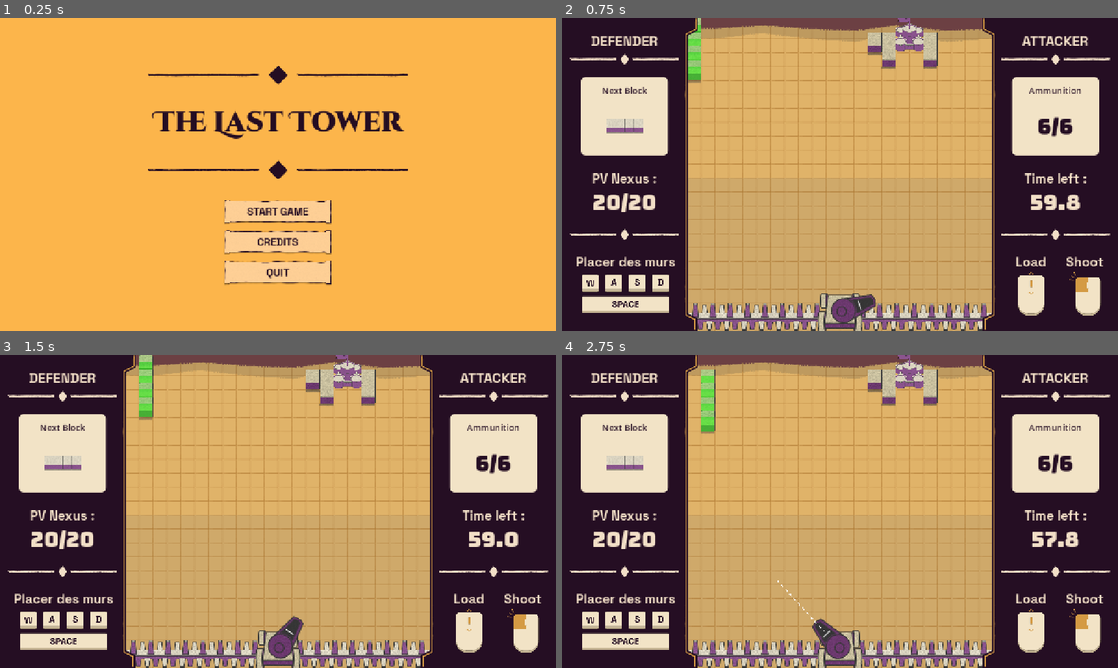
Above: before the commit, frames 1-4 (two rows, left to right).
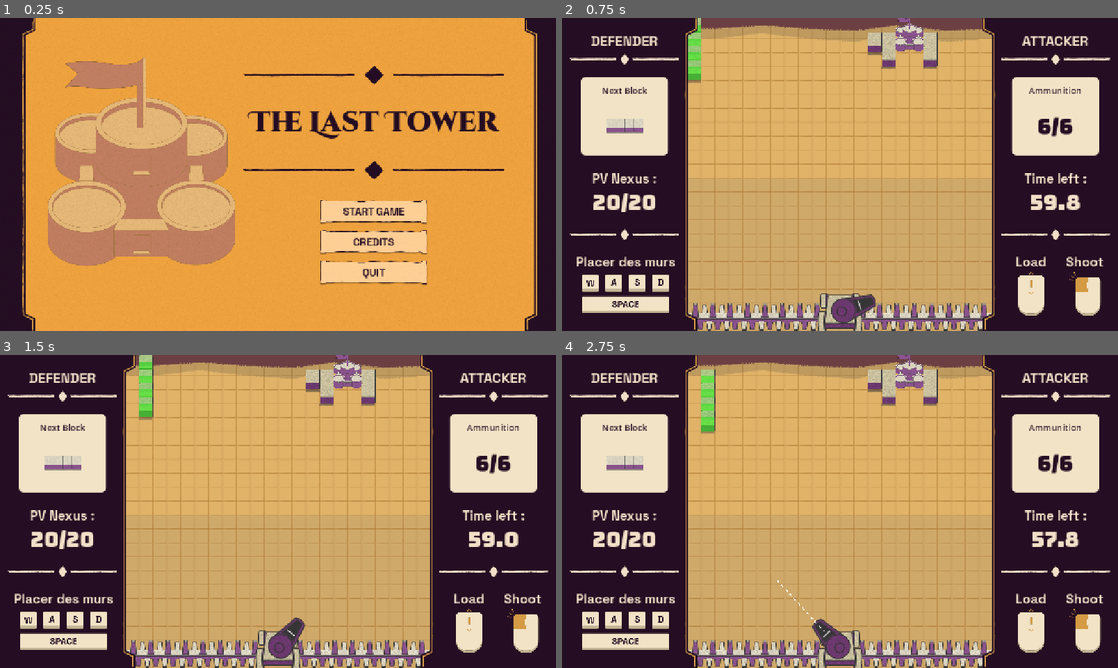
Above: after the commit, the same moments.

Repository: Angele-Bzl/construction
Game: Godot game, scene res://Scenes/title_screen.tscn
Same seed, same stepped clock (60 frames per second), same inputs: the game is played once before the commit and once after it.
Inputs (mouse positions are in pixels of both pictures, inside the frame that each line leads up to):
- Up to frame 1 (0.25 s): no input
- Up to frame 2 (0.75 s): click "START GAME" at 0.5 s
- Up to frame 3 (1.5 s): move the mouse to (400, 495) at 1.27 s; hold D (right) from 1.28 s (still down); click (400, 495) at 1.35 s
- Up to frame 4 (2.75 s): move the mouse to (728, 527) at 2.02 s; release D (right) at 2.03 s; hold S (down) from 2.03 s (still down); tap Mouse wheel down (scroll_down) at 2.1 s

The runs differ from the first frame. In frame 1, 36% of the frame differs, in the area x 0-100%, y 0-100%; in frame 2, nothing differs; in frame 3, 0.1%; in frame 4, nothing differs.

Commit message:
Start screen update

Diff:
--- a/construction/Scenes/title_screen.tscn
+++ b/construction/Scenes/title_screen.tscn
@@ -3,6 +3,7 @@
 [ext_resource type="Script" uid="uid://ccdrp6pajjfxy" path="res://Scripts/title_screen.gd" id="1_4gxqj"]
 [ext_resource type="Texture2D" uid="uid://6b06wr0m4phh" path="res://Assets/Placeholders/Conneries Charles/Frame cacaca.png" id="1_p3fck"]
 [ext_resource type="Texture2D" uid="uid://b60tbjrusq0eh" path="res://Assets/Placeholders/Conneries Charles/Group 45.png" id="2_4gxqj"]
+[ext_resource type="Texture2D" uid="uid://807syxstap7j" path="res://Assets/UI/Background/Background.png" id="3_8mikk"]
 [ext_resource type="Texture2D" uid="uid://b2hatc4sh0e3l" path="res://Assets/UI/Line/LineDark.png" id="3_0061g"]
 [ext_resource type="FontFile" uid="uid://c56qldv5b0dxm" path="res://Assets/UI/Font/CinzelDecorative-Black.ttf" id="3_n82rj"]
 [ext_resource type="Texture2D" uid="uid://c0tmahdce6q3p" path="res://Assets/Placeholders/Conneries Charles/Clavier.png" id="4_55kwv"]
@@ -38,6 +39,7 @@
 grow_vertical = 2
 
 [node name="ColorRect" type="ColorRect" parent="TSMain" unique_id=942797339]
+visible = false
 layout_mode = 1
 anchors_preset = 15
 anchor_right = 1.0
@@ -46,11 +48,21 @@
 grow_vertical = 2
 color = Color(0.9882353, 0.70980394, 0.29411766, 1)
 
+[node name="TextureRect" type="TextureRect" parent="TSMain" unique_id=240479314]
+custom_minimum_size = Vector2(1280, 720)
+custom_maximum_size = Vector2(1280, 720)
+layout_mode = 0
+offset_right = 1920.0
+offset_bottom = 1080.0
+texture = ExtResource("3_8mikk")
+stretch_mode = 5
+
 [node name="MarginContainer" type="MarginContainer" parent="TSMain" unique_id=999936103]
 layout_mode = 1
 anchors_preset = 15
 anchor_right = 1.0
 anchor_bottom = 1.0
+offset_left = 441.0
 offset_top = -2.5
 offset_bottom = 2.5
 grow_horizontal = 2
Binary file added: construction/Assets/UI/Background/Background.png
Not shown, added: construction/Assets/UI/Background/Background.png.import
Binary file changed: construction/Assets/UI/Credits/Credits.png
